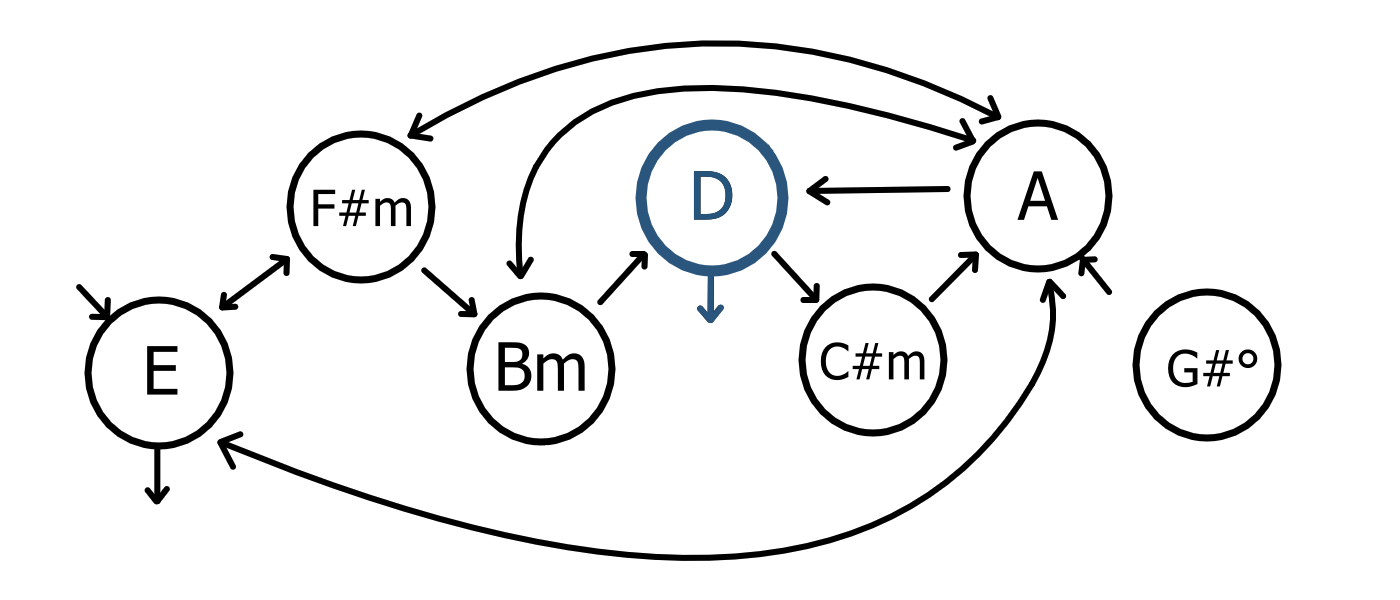
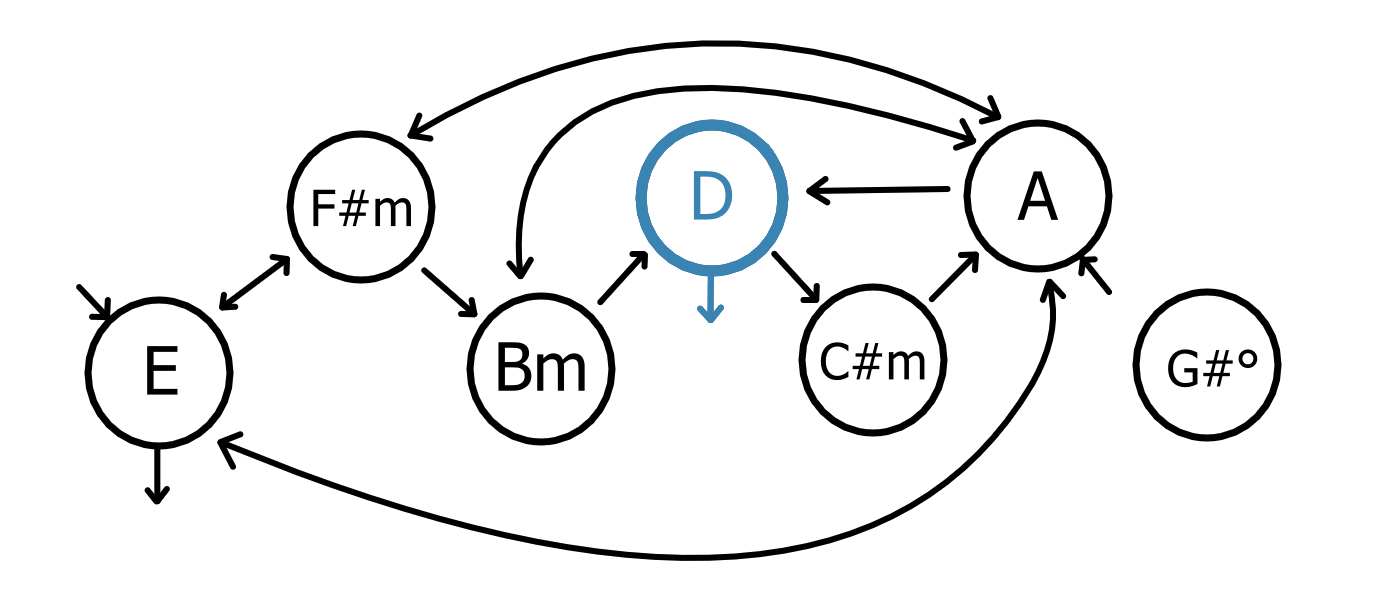
Layer changes from the first 1400 × 600 image to the second:
painted on "Ring" (3rd of 7, in "5" › "Unselected") over [left=704, top=248, right=771, bottom=323]
painted on "Paint Layer 7" over [left=661, top=256, right=763, bottom=323]
painted on "Paint Layer 2" (4th of 7, in "4" › "Selected") over [left=635, top=119, right=789, bottom=323]
hid group "Unselected" (4th of 7, in "4") (3 layers) over [left=635, top=119, right=789, bottom=323]
painted on "Ring" (4th of 7, in "4" › "Unselected") over [left=635, top=119, right=789, bottom=323]
painted on "Paint Layer 3" over [left=635, top=119, right=789, bottom=323]
